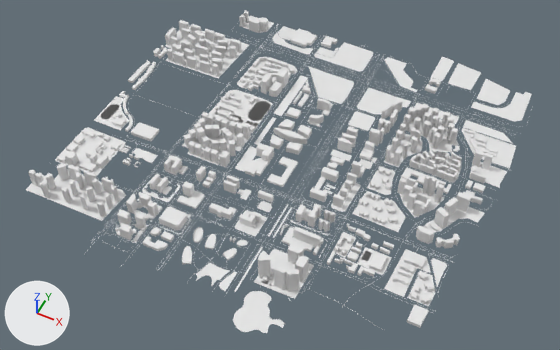
What one commit did to the glTF model statics/model/gx.glb.
Rendered twice from a camera (50 mm lens) standing at (1300.0, -2732.0, 3083.0) and looking at (45.0, -223.0, -54.0). Every picture has the same lights, and +X, +Y and +Z are marked at lower left. Vertices at the same position are counted once.

Names of what the first picture shows: 'Areas', 'Router'.
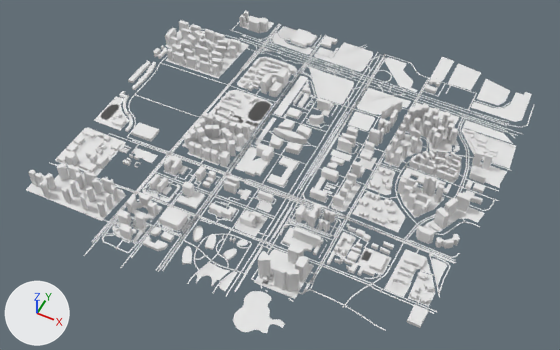
Location of each change, (x1, y1, x2, y2) in pixels of the pictures (560 x 350 px):
'Router', reshaped, moved, rescaled
    before: (56, 24, 533, 326)
    after: (49, 21, 534, 331)
part 1 of me_ways_004, rebuilt (43% narrower, 46% shorter)
    before: (251, 56, 384, 278)
    after: (311, 57, 386, 176)
part 2 of me_ways_004, rebuilt (53% narrower, 53% shorter)
    before: (86, 69, 243, 252)
    after: (168, 69, 242, 154)
part 3 of me_ways_004, rebuilt
    before: (347, 98, 416, 214)
    after: (348, 95, 420, 217)
part 4 of me_ways_004, rebuilt
    before: (269, 243, 436, 312)
    after: (269, 243, 437, 312)
part 5 of me_ways_004, deleted
    before: (56, 24, 533, 326)
part 6 of me_ways_004, built on
    before: (121, 34, 509, 294)
    after: (49, 21, 534, 331)

Diff of the bpy script that builds the scene:
```diff
--- a/statics/model/gx.glb.py
+++ b/statics/model/gx.glb.py
@@ me_ways_004 @@
 # used by ob_router; location = (0.0, 0.0, 10.0); scale = (1.0, 1.0, 4.4)
-me_ways_004.from_pydata(...)  # 5422 vertices, 4614 faces; spans x -1087.0..1158.0, y -1167.0..947.0, z -1.0
+me_ways_004.from_pydata(...)  # 5422 vertices, 4614 faces; spans x -1087.0..1158.0, y -1168.0..948.0, z 26.0
+# me_ways_004 part 1: the loose piece of 44 vertices spanning x 201.0..241.0, y -923.0..910.0, z -1.0 is rebuilt with 8 vertices and now spans x 210.0..220.0, y -202.0..887.0, z 26.0
+# me_ways_004 part 2: the loose piece of 32 vertices spanning x -552.0..-514.0, y -1167.0..435.0, z -1.0 is rebuilt with 12 vertices and now spans x -553.0..-520.0, y -408.0..435.0, z 26.0
+# me_ways_004 part 3: the loose piece of 28 vertices spanning x 493.0..509.0, y -373.0..659.0, z -1.0 is rebuilt with 26 vertices and now spans x 499.0..520.0, y -373.0..659.0, z 26.0
+# me_ways_004 part 4: the loose piece of 26 vertices spanning x 217.0..1087.0, y -703.0..-692.0, z -1.0 is rebuilt with 26 vertices and now spans x 217.0..1087.0, y -706.0..-689.0, z 26.0
+# me_ways_004 part 5: 386 loose pieces with 4666 vertices, spanning x -1087.0..1153.0, y -1089.0..947.0, z -1.0, are deleted
+# me_ways_004 part 6: 626 vertices removed from x -1041.0..1158.0, y -1150.0..915.0, z -1.0; 5350 vertices added at x -1087.0..1158.0, y -1168.0..948.0, z 26.0
@@ ob_router @@
 ob_router = bpy.data.objects.new('Router', me_ways_004)
-ob_router.location = (0.0, 0.0, 10.0)
-ob_router.scale = (1.0, 1.0, 4.4)
+ob_router.location = (4.0, 1.0, -21.0)
```
